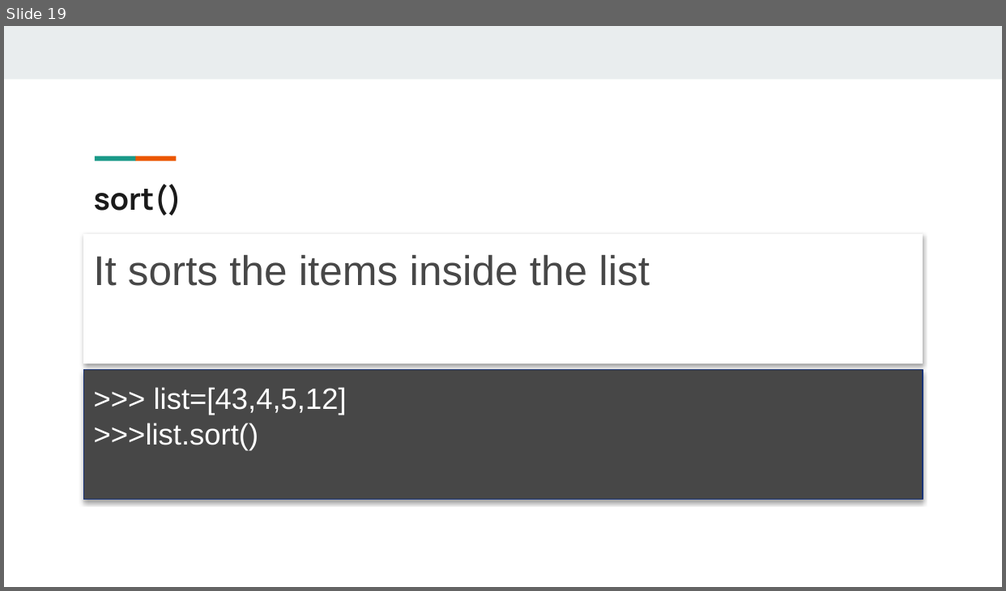
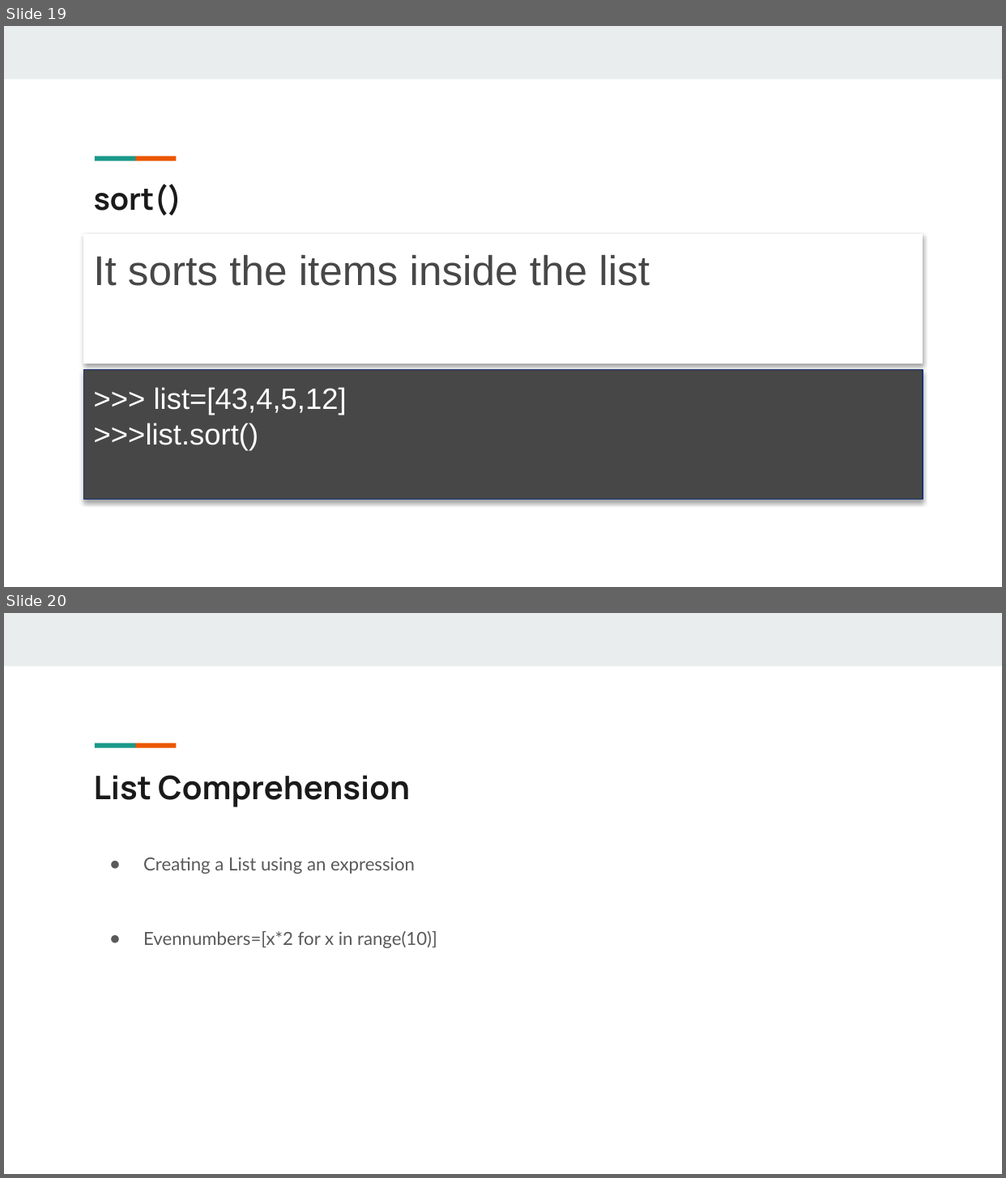
Before and after one commit to giridhersadineni/pythonsrec, a slide deck: 06.Lists & Tuples/5. Lists.pptx. Shown one above the other, each under a label of ours: slide 19 before the commit, slides 19 and 20 after it. The pictures are 1006x591 and 1006x1178 pixels, drawn with LibreOffice and Linux fonts; fonts in the diff are those of the drawing. Boxes give left, top, right and bottom in pixels: in the first picture for what was removed or moved away, otherwise in the second. Text is boxed around its words. In the diff, an @@ line names an element or a change of style, - is before the commit and + after.

Commit message:
added changes to list

```diff
--- a/06.Lists & Tuples/5. Lists.pptx
+++ b/06.Lists & Tuples/5. Lists.pptx
@@ slide 20 added at (4, 613, 1002, 1174), background #FFFFFF; not listed: 3 template elements that a slide beside it also shows @@
@@ title added at (94, 775, 410, 807), 23.4 pt, text #1A1A1A, bold @@
+List Comprehension
@@ text added at (143, 858, 437, 948), 13 pt, text #595959 @@
+● Creating a List using an expression
+● Evennumbers=[x*2 for x in range(10)]
```
Also in this commit, not shown: 1 slide changed.
